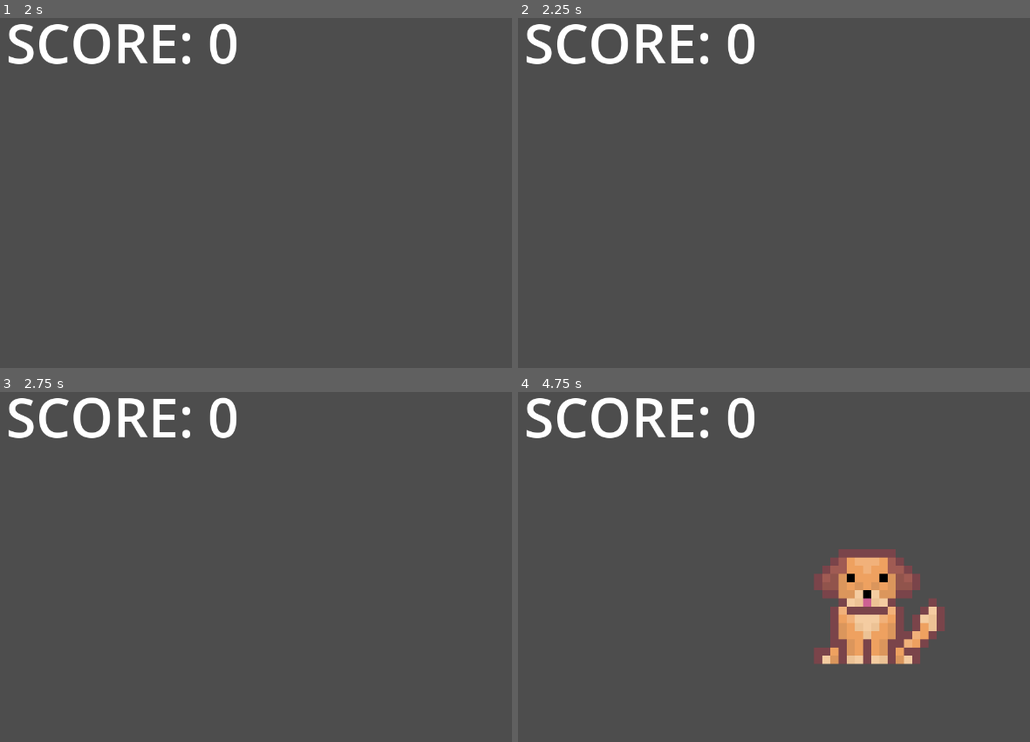
Above: before the commit, frames 1-4 (two rows, left to right).
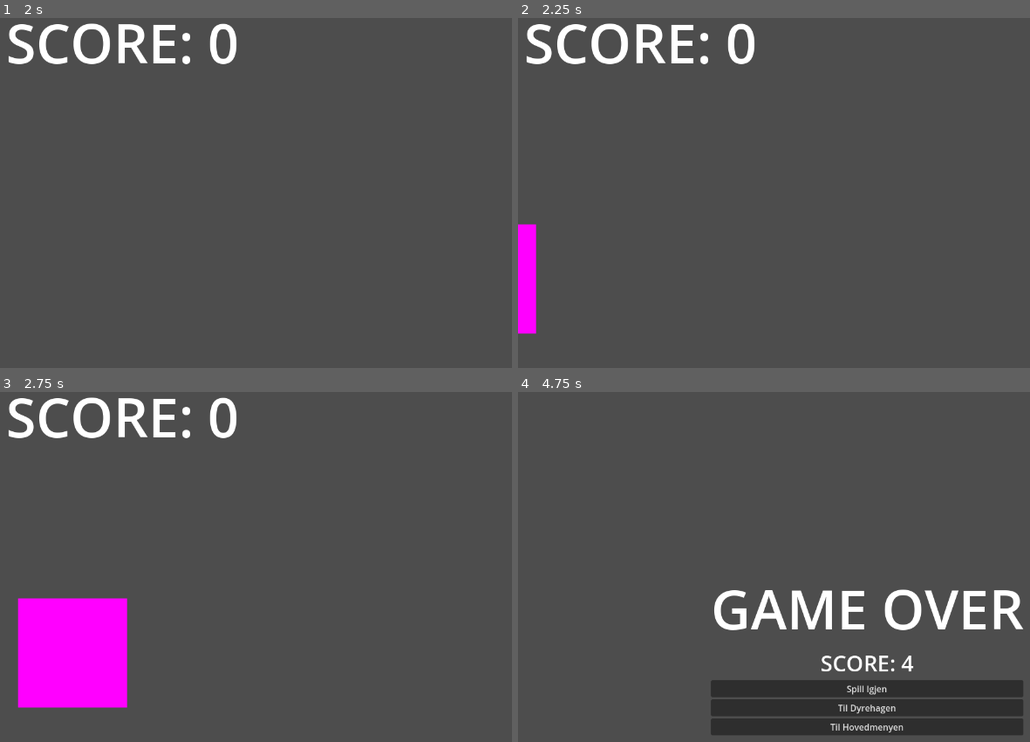
Above: after the commit, the same moments.

Repository: Sondrejk/first_day_at_the_dyrepark
Game: Godot game, scene res://KlappHunden/Scenes/KlappHunden.tscn
Same seed, same stepped clock (60 frames per second), same inputs: the game is played once before the commit and once after it.
Inputs:
- Up to frame 1 (2 s): tap Enter at 0.5 s; tap I at 0.6, 1.55 s; tap O at 0.8, 1.35 s; tap Space at 1.25 s
- Up to frame 2 (2.25 s): tap Enter at 2 s; tap I at 2.1 s
- Up to frame 3 (2.75 s): tap O at 2.3 s
- Up to frame 4 (4.75 s): tap O at 2.85, 3.8, 4.35 s; tap I at 3.05, 3.6, 4.55 s

Frame 1 is identical in both runs. In frame 2, 1.1% of the frame differs, in the area x 0-4%, y 58-91%; in frame 3, 6.7%; in frame 4, 19%, in the area x 1-99%, y 1-99%.

Commit message:
Animations and different textures for dog

Diff:
--- a/First Day At The Dyrepark/KlappHunden/Scenes/Animal.tscn
+++ b/First Day At The Dyrepark/KlappHunden/Scenes/Animal.tscn
@@ -1,8 +1,21 @@
-[gd_scene load_steps=2 format=3 uid="uid://bgn6vk30tnekw"]
+[gd_scene load_steps=4 format=3 uid="uid://bgn6vk30tnekw"]
 
 [ext_resource type="Script" path="res://KlappHunden/Scripts/Animal.gd" id="1_adns8"]
+
+[sub_resource type="AnimationNodeAnimation" id="AnimationNodeAnimation_w2104"]
+
+[sub_resource type="AnimationLibrary" id="AnimationLibrary_mteuw"]
 
 [node name="Animal" type="Area2D"]
 script = ExtResource("1_adns8")
 
+[node name="AnimationTree" type="AnimationTree" parent="."]
+tree_root = SubResource("AnimationNodeAnimation_w2104")
+anim_player = NodePath("../AnimationPlayer")
+
+[node name="AnimationPlayer" type="AnimationPlayer" parent="."]
+libraries = {
+"": SubResource("AnimationLibrary_mteuw")
+}
+
 [connection signal="area_entered" from="." to="." method="_on_area_entered"]
--- a/First Day At The Dyrepark/KlappHunden/Scenes/Dog.tscn
+++ b/First Day At The Dyrepark/KlappHunden/Scenes/Dog.tscn
@@ -7,8 +7,84 @@
 [sub_resource type="RectangleShape2D" id="RectangleShape2D_amimq"]
 size = Vector2(186.5, 209.5)
 
+[sub_resource type="AnimationNodeAnimation" id="AnimationNodeAnimation_wf27q"]
+
+[sub_resource type="Animation" id="Animation_ncsm4"]
+resource_name = "walk_in"
+loop_mode = 1
+tracks/0/type = "value"
+tracks/0/imported = false
+tracks/0/enabled = true
+tracks/0/path = NodePath("Sprite2D:frame")
+tracks/0/interp = 1
+tracks/0/loop_wrap = true
+tracks/0/keys = {
+"times": PackedFloat32Array(0, 0.25, 0.5, 0.75),
+"transitions": PackedFloat32Array(1, 1, 1, 1),
+"update": 1,
+"values": [4, 5, 6, 7]
+}
+
+[sub_resource type="Animation" id="Animation_7e6qo"]
+length = 0.001
+tracks/0/type = "value"
+tracks/0/imported = false
+tracks/0/enabled = true
+tracks/0/path = NodePath("Sprite2D:frame")
+tracks/0/interp = 1
+tracks/0/loop_wrap = true
+tracks/0/keys = {
+"times": PackedFloat32Array(0),
+"transitions": PackedFloat32Array(1),
+"update": 1,
+"values": [4]
+}
+
+[sub_resource type="Animation" id="Animation_anm43"]
+resource_name = "idle"
+length = 0.6
+loop_mode = 1
+tracks/0/type = "value"
+tracks/0/imported = false
+tracks/0/enabled = true
+tracks/0/path = NodePath("Sprite2D:frame")
+tracks/0/interp = 1
+tracks/0/loop_wrap = true
+tracks/0/keys = {
+"times": PackedFloat32Array(0, 0.15, 0.3, 0.45),
+"transitions": PackedFloat32Array(1, 1, 1, 1),
+"update": 1,
+"values": [0, 1, 2, 3]
+}
+
+[sub_resource type="Animation" id="Animation_htqsv"]
+resource_name = "walk_out"
+loop_mode = 1
+tracks/0/type = "value"
+tracks/0/imported = false
+tracks/0/enabled = true
+tracks/0/path = NodePath("Sprite2D:frame")
+tracks/0/interp = 1
+tracks/0/loop_wrap = true
+tracks/0/keys = {
+"times": PackedFloat32Array(0, 0.25, 0.5, 0.75),
+"transitions": PackedFloat32Array(1, 1, 1, 1),
+"update": 1,
+"values": [8, 9, 10, 11]
+}
+
+[sub_resource type="AnimationLibrary" id="AnimationLibrary_rfoa1"]
+_data = {
+"RESET": SubResource("Animation_7e6qo"),
+"idle": SubResource("Animation_anm43"),
+"walk_in": SubResource("Animation_ncsm4"),
+"walk_out": SubResource("Animation_htqsv")
+}
+
 [node name="Dog" instance=ExtResource("1_icm1r")]
 script = ExtResource("2_ylnp0")
+move_speed = null
+petted = null
 
 [node name="Sprite2D" type="Sprite2D" parent="." index="0"]
 position = Vector2(0, -1.52588e-05)
@@ -20,3 +96,11 @@
 [node name="CollisionShape2D" type="CollisionShape2D" parent="." index="1"]
 position = Vector2(25.75, -105)
 shape = SubResource("RectangleShape2D_amimq")
+
+[node name="AnimationTree" parent="." index="2"]
+tree_root = SubResource("AnimationNodeAnimation_wf27q")
+
+[node name="AnimationPlayer" parent="." index="3"]
+libraries = {
+"": SubResource("AnimationLibrary_rfoa1")
+}
--- a/First Day At The Dyrepark/KlappHunden/Scenes/KlappHunden.tscn
+++ b/First Day At The Dyrepark/KlappHunden/Scenes/KlappHunden.tscn
@@ -54,7 +54,7 @@
 text = "Til Hovedmenyen"
 
 [node name="AnimalSpawnTimer" type="Timer" parent="."]
-wait_time = 3.0
+wait_time = 2.0
 autostart = true
 
 [node name="Camera2D" type="Camera2D" parent="."]
--- a/First Day At The Dyrepark/KlappHunden/Scripts/Animal.gd
+++ b/First Day At The Dyrepark/KlappHunden/Scripts/Animal.gd
@@ -2,8 +2,10 @@
 class_name Animal
 
 @onready var game_manager : Node2D = get_node("/root/KlappHunden")
+@onready var animation_player : AnimationPlayer = $AnimationPlayer
 @export var move_speed : float = 200
-var start_position = Vector2(-700, 20)
+@export var petted : bool = false
+var start_position = Vector2(-800, 100)
 
 # When spawned, starts at the starting position
 func _ready():
@@ -20,12 +22,12 @@
 	elif position.x != target:
 		position.x += move_speed * delta
 
-# Moves the animal
+# Moves the animal across the screen
 func walk(delta):
 	position.x += move_speed * delta
 
 func despawn():
 	queue_free()
 
-func _on_area_entered(area):
+func _on_area_entered(_area):
 	game_manager.game_over()
--- a/First Day At The Dyrepark/KlappHunden/Scripts/Dog.gd
+++ b/First Day At The Dyrepark/KlappHunden/Scripts/Dog.gd
@@ -1,13 +1,41 @@
 extends Animal
+
+@onready var sprite : Sprite2D = $Sprite2D
+
+# Loading textures
+var Hund1 = preload("res://KlappHunden/Sprites/Hund_1.png")
+var Hund2 = preload("res://KlappHunden/Sprites/Hund_2.png")
+var Hund3 = preload("res://KlappHunden/Sprites/Hund_3.png")
+
+func change_texture(num):
+	if num == 1:
+		sprite.texture = Hund1
+	if num == 2:
+		sprite.texture = Hund2
+	if num == 3:
+		sprite.texture = Hund3
+
+func _ready():
+	position = start_position
+	change_texture(randi_range(1, 3))
+
 
 func _process(delta):
 	if position.x > 700:
 		despawn()
-	if walk_to_target(delta, 0) and Input.is_key_label_pressed(KEY_I):
+	elif walk_to_target(delta, 0) and Input.is_key_label_pressed(KEY_I):
+		walk(delta)
 		game_manager.add_score(1)
-		walk(delta)
 	elif walk_to_target(delta, 0) and Input.is_key_label_pressed(KEY_O):
 		game_manager.game_over()
 
+	# Animations
+	if position.x < 0:
+		animation_player.play("walk_in")
+	elif position.x == 0:
+		animation_player.play("idle")
+	elif position.x > 0:
+		animation_player.play("walk_out")
+
 	if not game_manager.is_game_active:
 		despawn()
--- a/First Day At The Dyrepark/KlappHunden/Scripts/GameManager.gd
+++ b/First Day At The Dyrepark/KlappHunden/Scripts/GameManager.gd
@@ -15,9 +15,9 @@
 	if is_game_active:
 		var dog = dog_scene.instantiate()
 		var bear = bear_scene.instantiate()
-		var animals : Array = [dog, bear]
+		var animals : Array = [dog, dog, bear]
 
-		add_child(animals[randi_range(0, 1)])
+		add_child(animals[randi_range(0, 2)])
 
 # Adds score and updates the score text
 func add_score(amount):
Not shown: 1 places in First Day At The Dyrepark/KlappHunden/Scenes/Dog.tscn that only renumber resources
Renamed: First Day At The Dyrepark/KlappHunden/Sprites/Hund 2.png -> First Day At The Dyrepark/KlappHunden/Sprites/Hund_2.png
Not shown, changed: First Day At The Dyrepark/KlappHunden/Sprites/Hund_2.png.import
Renamed: First Day At The Dyrepark/KlappHunden/Sprites/Hund 3.png -> First Day At The Dyrepark/KlappHunden/Sprites/Hund_3.png
Not shown, changed: First Day At The Dyrepark/KlappHunden/Sprites/Hund_3.png.import
